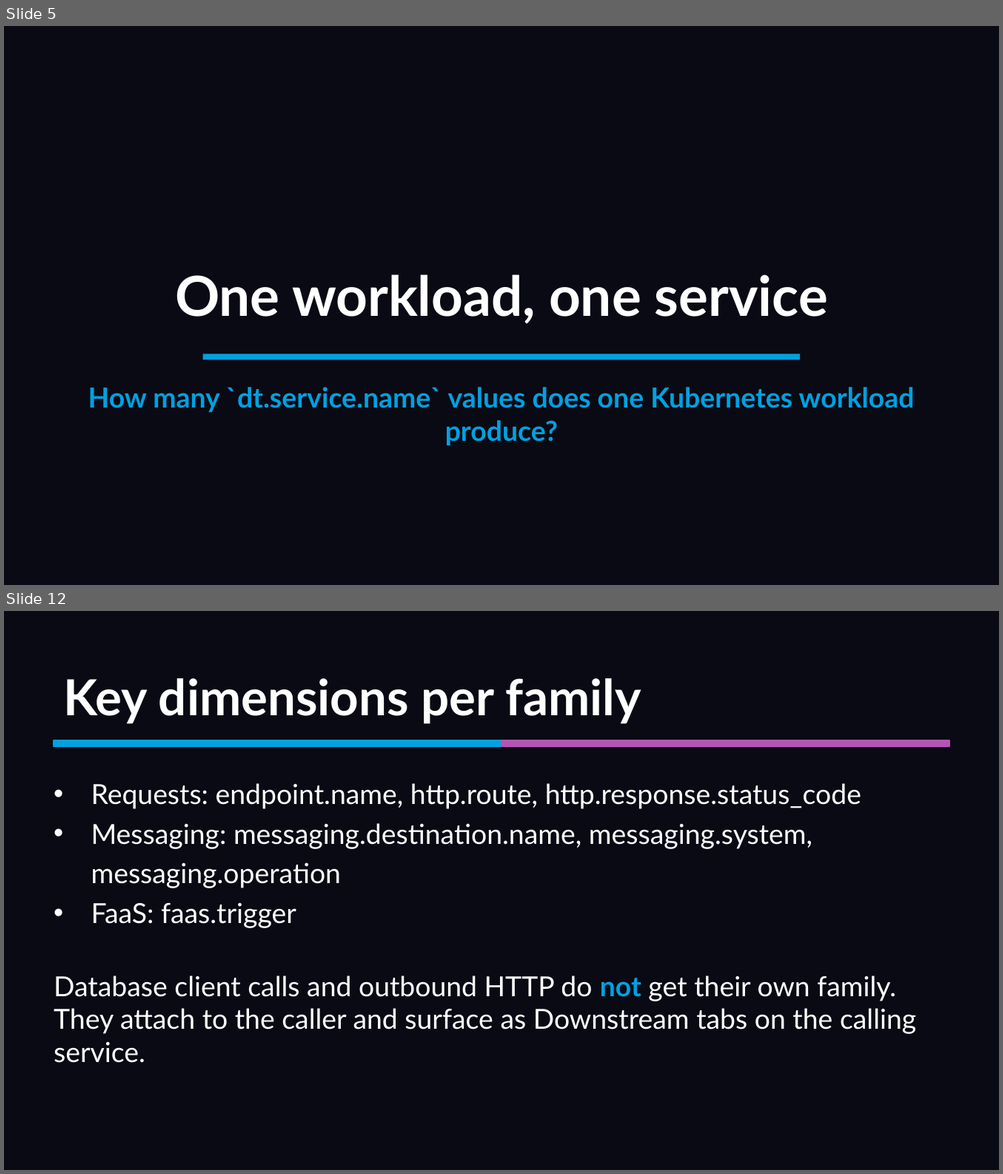
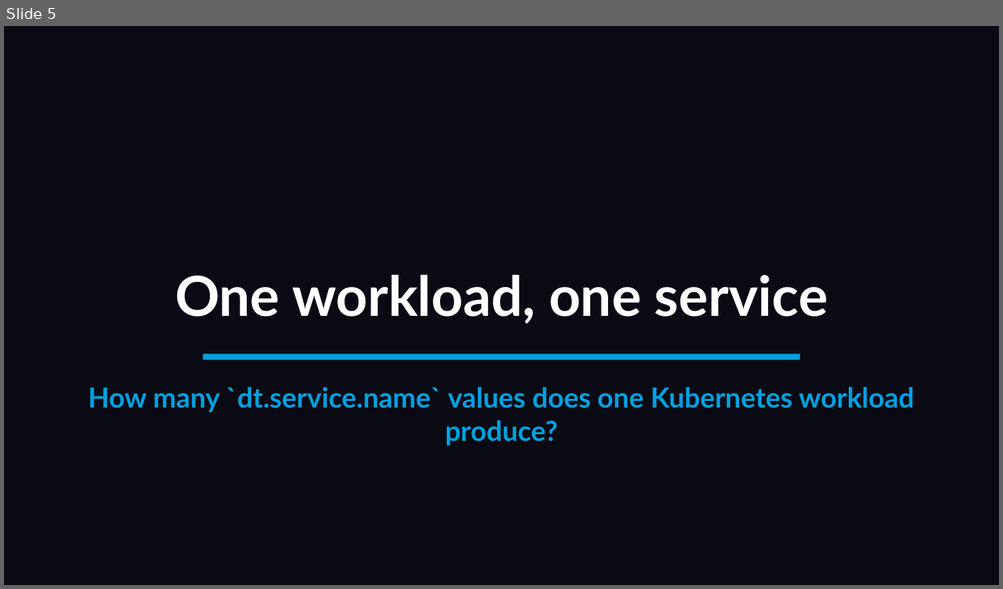
Before and after one commit to mreider/orders-demo, a slide deck: presentation/sdv2-presentation.pptx. Shown one above the other, each under a label of ours: slides 5 and 12 before the commit, slide 5 after it; the slides between them are not shown. The pictures are 1003x1174 and 1003x589 pixels, drawn with LibreOffice and Linux fonts; fonts in the diff are those of the drawing. Boxes give left, top, right and bottom in pixels: in the first picture for what was removed or moved away, otherwise in the second. Text is boxed around its words. In the diff, an @@ line names an element or a change of style, - is before the commit and + after.

```diff
--- a/presentation/sdv2-presentation.pptx
+++ b/presentation/sdv2-presentation.pptx
@@ slide 12 removed at [4, 611, 999, 1170], background #0A0A14 @@
@@ text removed at [63, 678, 640, 724] @@
-Key dimensions per family
@@ rectangle removed at [54, 741, 501, 746] @@
@@ rectangle removed at [501, 741, 949, 746] @@
@@ text removed at [91, 783, 861, 928] @@
-• Requests: endpoint.name, http.route, http.response.status_code
-• Messaging: messaging.destination.name, messaging.system, messaging.operation
-• FaaS: faas.trigger
@@ text removed at [54, 976, 916, 1063] @@
-Database client calls and outbound HTTP do not get their own family. They attach to the caller and surface as Downstream tabs on the calling service.
```
Also in this commit, not shown: 6 slides changed, 11 slides added, 51 other slides removed, 54 other files.
